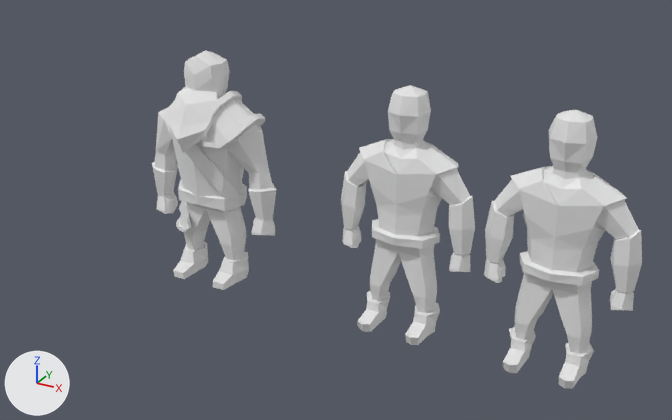
An edit to the Blender file Animations/WarriorWalk.blend, drawn before and after from the same camera.
The view is the same before and after, from a 50 mm camera at (19.71, -26.06, 16.83) aimed at (5.12, 0.47, 3.57). Lighting does not change. The marker at lower left points along +X, +Y and +Z.

Before the edit, the objects in view are built like this:
```python
me_cube_000 = bpy.data.meshes.new('Cube.000')
me_cube_000.from_pydata(...)  # 342 vertices, 635 faces, 1 loose edge; spans x -2.47..2.46, y -1.25..0.99, z 0.11..8.72
me_cube_002 = bpy.data.meshes.new('Cube.002')
me_cube_002.from_pydata(...)  # 699 vertices, 988 faces; spans x -2.88..2.82, y -1.7..1.48, z 0.01..8.74
me_cube_007 = bpy.data.meshes.new('Cube.007')
me_cube_007.from_pydata(...)  # 342 vertices, 635 faces, 1 loose edge; spans x -2.51..2.42, y -1.25..0.99, z 0.01..8.61
ob_cube = bpy.data.objects.new('Cube', me_cube_000)
ob_cube.location = (8.0, 0.0, -0.11)
_m = ob_cube.modifiers.new('Triangulate', 'TRIANGULATE')
ob_cube_001 = bpy.data.objects.new('Cube.001', me_cube_007)
ob_cube_001.location = (13.31, 0.0, 0.0)
_m = ob_cube_001.modifiers.new('Triangulate', 'TRIANGULATE')
ob_cube_002 = bpy.data.objects.new('Cube.002', me_cube_002)
ob_cube_002.location = (0.0, 0.0, 0.0)
```
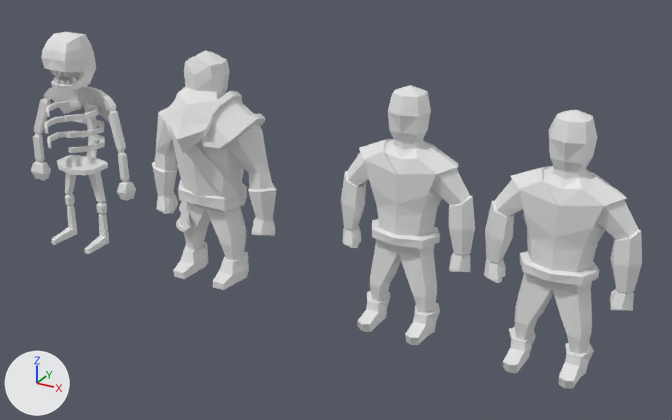
Changed parts and their boxes (x1, y1, x2, y2) in the pictures (672 x 420 px):
'Cube.003', added: after (31, 32, 136, 254)

Diff of the bpy script that builds the scene:
```diff
--- a/Animations/WarriorWalk.blend.py
+++ b/Animations/WarriorWalk.blend.py
@@ me_cube_001 @@
+me_cube_001.from_pydata(...)  # 384 vertices, 348 faces; spans x -2.65..0.0, y -1.19..0.93, z 0.02..8.75
@@ ob_cube_003 @@
+ob_cube_003 = bpy.data.objects.new('Cube.003', me_cube_001)
+ob_cube_003.location = (-6.42, 0.0, 0.0)
+_m = ob_cube_003.modifiers.new('Mirror', 'MIRROR')
+_m.use_clip = True
```
